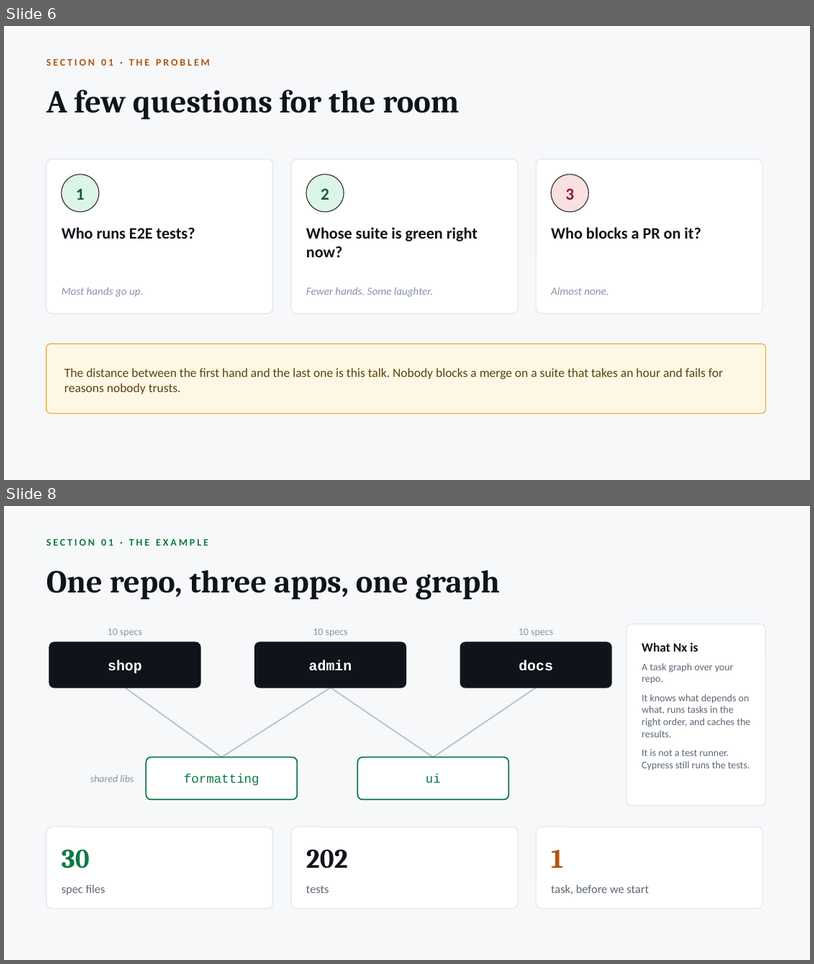
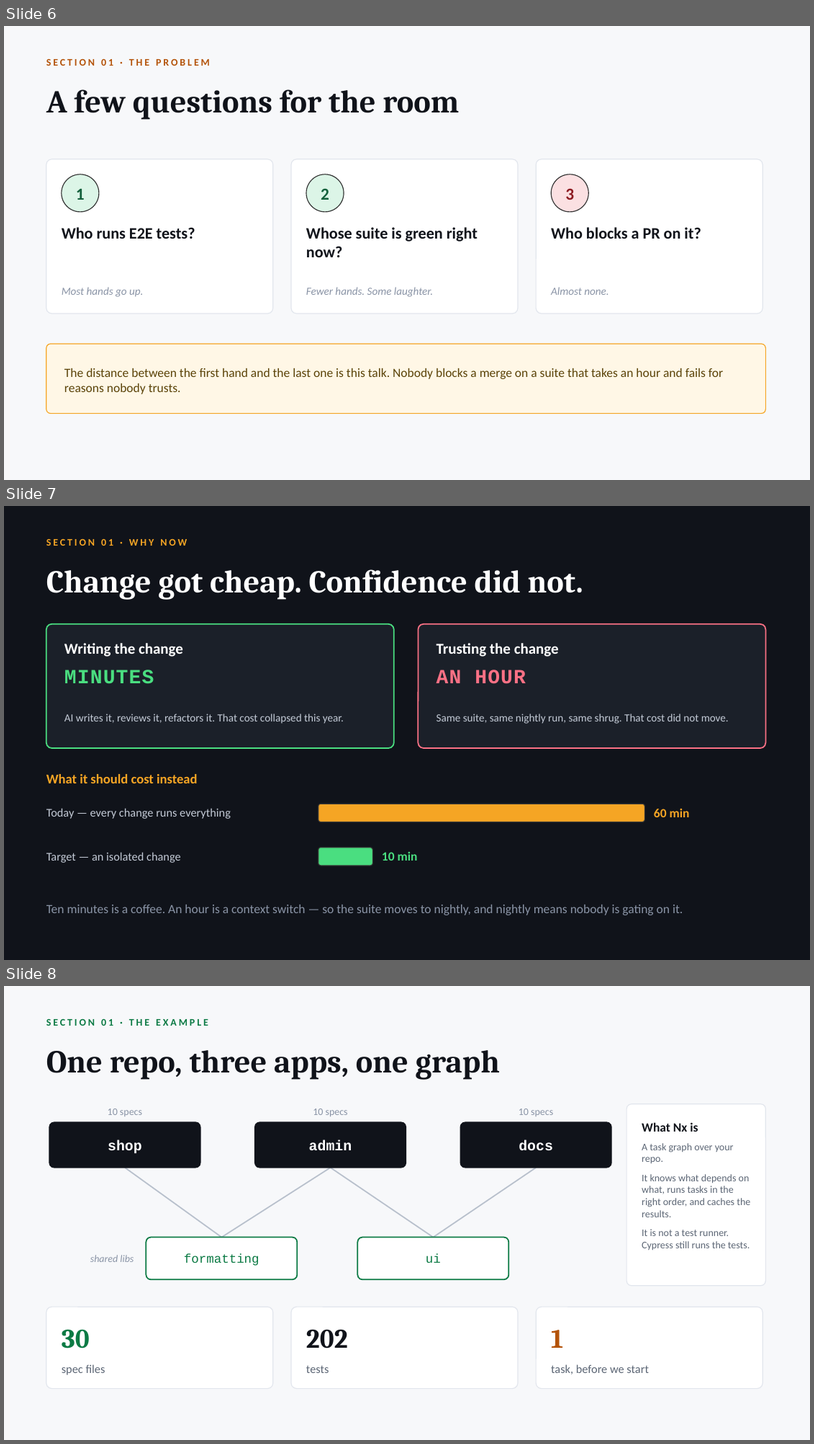
Before and after one commit to radzivil/nx-scaling-e2e-tests-with-atomizer, a slide deck: talk/Scaling-E2E-Tests-with-Nx.pptx. Shown one above the other, each under a label of ours: slides 6 and 8 before the commit, slides 6, 7 and 8 after it; the slides between them are not shown. The pictures are 814x964 and 814x1444 pixels, drawn with LibreOffice and Linux fonts; fonts in the diff are those of the drawing. Boxes give left, top, right and bottom in pixels: in the first picture for what was removed or moved away, otherwise in the second. Text is boxed around its words. In the diff, an @@ line names an element or a change of style, - is before the commit and + after.

Commit message:
Make the why-now slide argue in minutes
Replaces the abstract "unchanged" framing with the number the rest of the talk
is aimed at: an hour to run everything today, ten minutes for an isolated
change. The 6:1 bar comparison does the arguing, and it matches where the real
project actually landed.

```diff
--- a/talk/Scaling-E2E-Tests-with-Nx.pptx
+++ b/talk/Scaling-E2E-Tests-with-Nx.pptx
@@ slide 7 added at bbox=[4, 506, 810, 960], background #10131A @@
@@ text added at bbox=[46, 539, 187, 546], 12 pt, text #F5A524, bold @@
+SECTION 01 · WHY NOW
@@ text added at bbox=[46, 569, 584, 600], 38 pt, text #FFFFFF, bold @@
+Change got cheap. Confidence did not.
@@ rounded rectangle added at bbox=[46, 624, 394, 748], fill #1B2029, outline #4ADE80 1.5 pt @@
@@ rounded rectangle added at bbox=[419, 624, 766, 748], fill #1B2029, outline #FB7185 1.5 pt @@
@@ text added at bbox=[64, 643, 183, 656], 18 pt, text #FFFFFF, bold @@
+Writing the change
@@ text added at bbox=[437, 643, 559, 656], 18 pt, text #FFFFFF, bold @@
+Trusting the change
@@ text added at bbox=[64, 669, 154, 684], 24 pt, text #4ADE80, bold @@
+MINUTES
@@ text added at bbox=[437, 669, 526, 684], 24 pt, text #FB7185, bold @@
+AN HOUR
@@ text added at bbox=[64, 713, 344, 723], 13 pt, text #C3CAD6 @@
+AI writes it, reviews it, refactors it. That cost collapsed this year.
@@ text added at bbox=[437, 713, 729, 723], 13 pt, text #C3CAD6 @@
+Same suite, same nightly run, same shrug. That cost did not move.
@@ text added at bbox=[46, 774, 198, 783], 16 pt, text #F5A524, bold @@
+What it should cost instead
@@ text added at bbox=[46, 808, 231, 818], 14 pt, text #C3CAD6 @@
+Today — every change runs everything
@@ rounded rectangle added at bbox=[319, 803, 646, 822], fill #F5A524, outline #333333 1 pt @@
@@ text added at bbox=[654, 808, 690, 817], 15 pt, text #F5A524, bold @@
+60 min
@@ rounded rectangle added at bbox=[319, 847, 373, 865], fill #4ADE80, outline #333333 1 pt @@
@@ text added at bbox=[46, 852, 181, 862], 14 pt, text #C3CAD6 @@
+Target — an isolated change
@@ text added at bbox=[382, 852, 418, 860], 15 pt, text #4ADE80, bold @@
+10 min
@@ text added at bbox=[46, 904, 683, 915], 15 pt, text #8A94A6 @@
+Ten minutes is a coffee. An hour is a context switch — so the suite moves to nightly, and nightly means nobody is gating on it.
```
Also in this commit, not shown: 1 slide removed, 1 other file.
